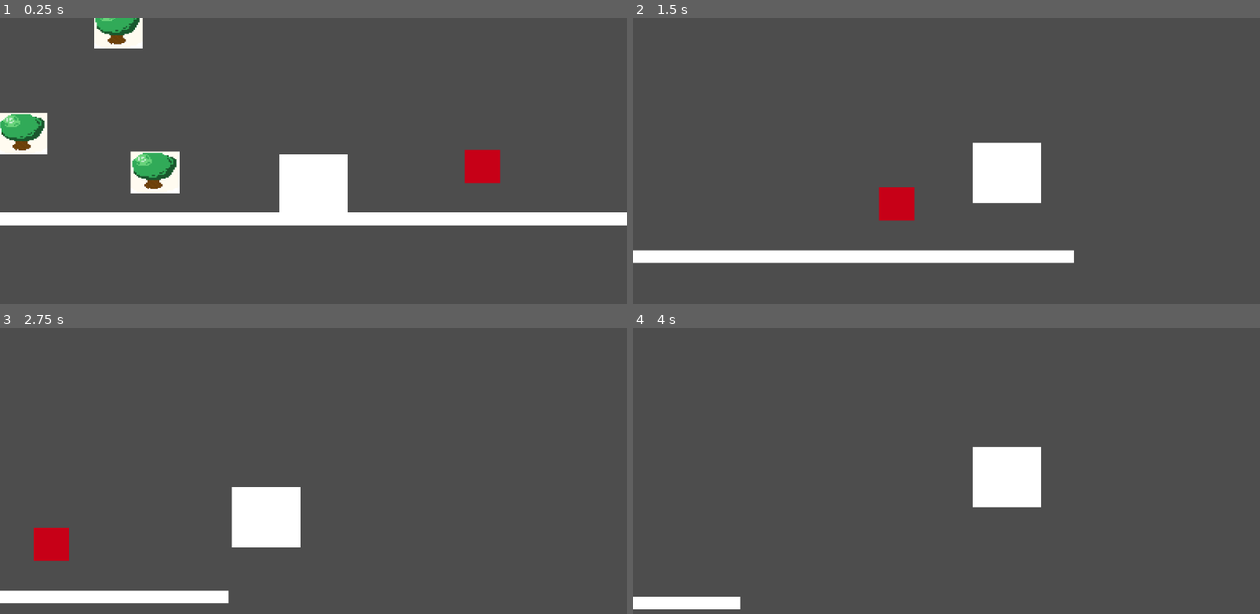
Above: before the commit, frames 1-4 (two rows, left to right).
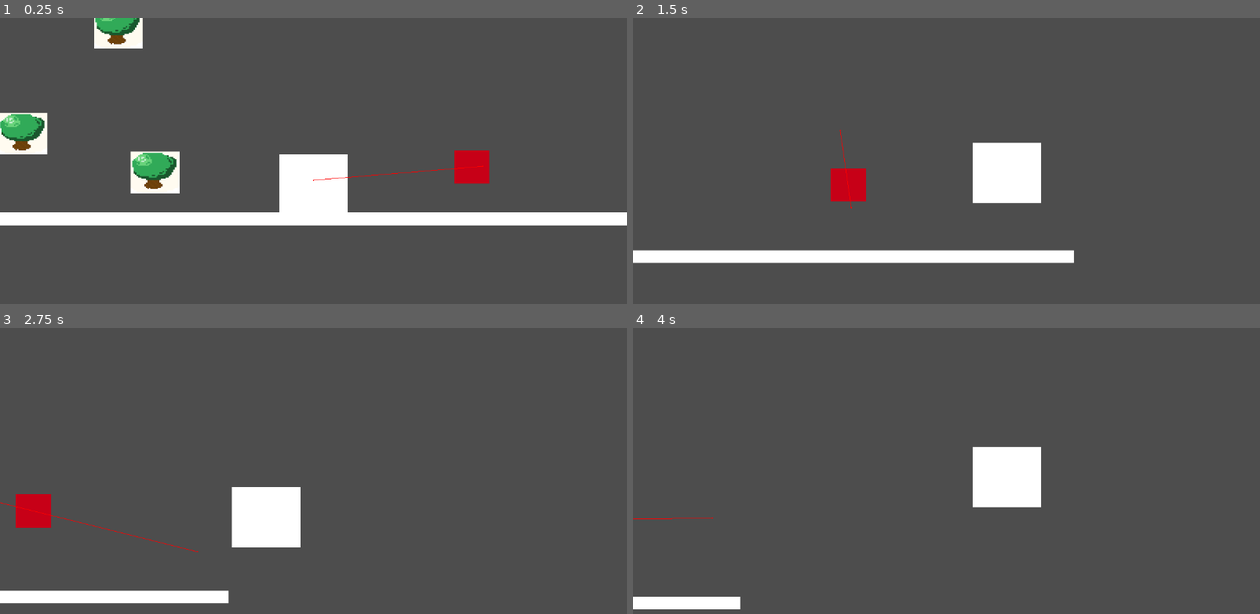
Above: after the commit, the same moments.

Repository: sophieTheProgrammer/queblejam
Game: Godot game, scene res://scenes/game.tscn
Same seed, same stepped clock (60 frames per second), same inputs: the game is played once before the commit and once after it.
Inputs:
- Up to frame 1 (0.25 s): no input
- Up to frame 2 (1.5 s): hold Space (Jump) 0.53-1.28 s; hold Right (Right) from 0.53 s (still down); tap Space (Jump) at 1.35 s
- Up to frame 3 (2.75 s): tap Space (Jump) at 1.52, 1.82 s; release Right (Right) at 2.03 s; hold Left (Left) from 2.03 s (still down); hold Space (Jump) from 2.03 s (still down)
- Up to frame 4 (4 s): release Left (Left) at 2.78 s; release Space (Jump) at 2.78 s; hold Right (Right) from 2.78 s (still down); tap Space (Jump) at 2.85, 3.02, 3.32 s; hold Space (Jump) from 3.53 s (still down)

The runs differ from the first frame. In frame 1, 0.5% of the frame differs, in the area x 49-80%, y 46-59%; in frame 2, 1.4%; in frame 3, 1.4%, in the area x 0-32%, y 58-82%; in frame 4, less than 0.1%.

Commit message:
jump action happens if held, yay

Diff:
--- a/scripts/global.gd
+++ b/scripts/global.gd
@@ -1,2 +1,2 @@
 extends Node
-@export var debug = true
+@export var debug = false
--- a/scripts/player.gd
+++ b/scripts/player.gd
@@ -28,9 +28,6 @@
 		velocity.y = JUMP_VELOCITY
 		jumping = true
 		coyote = false
-	#if Input.is_action_just_pressed("Jump") and (is_on_floor() or coyote):
-		#jumping = true
-		#coyote = false
 	if not Input.is_action_pressed("Jump") and not is_on_floor():
 		velocity.y -= JUMP_VELOCITY/45
 	# Get the input direction and handle the movement/deceleration.
